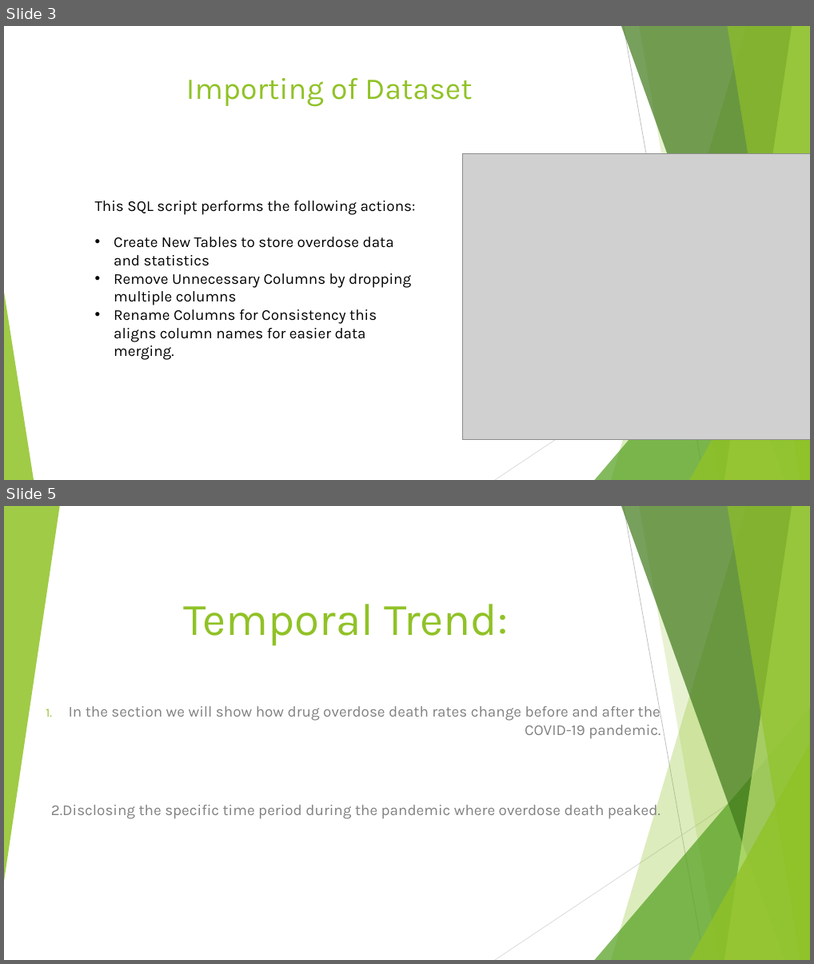
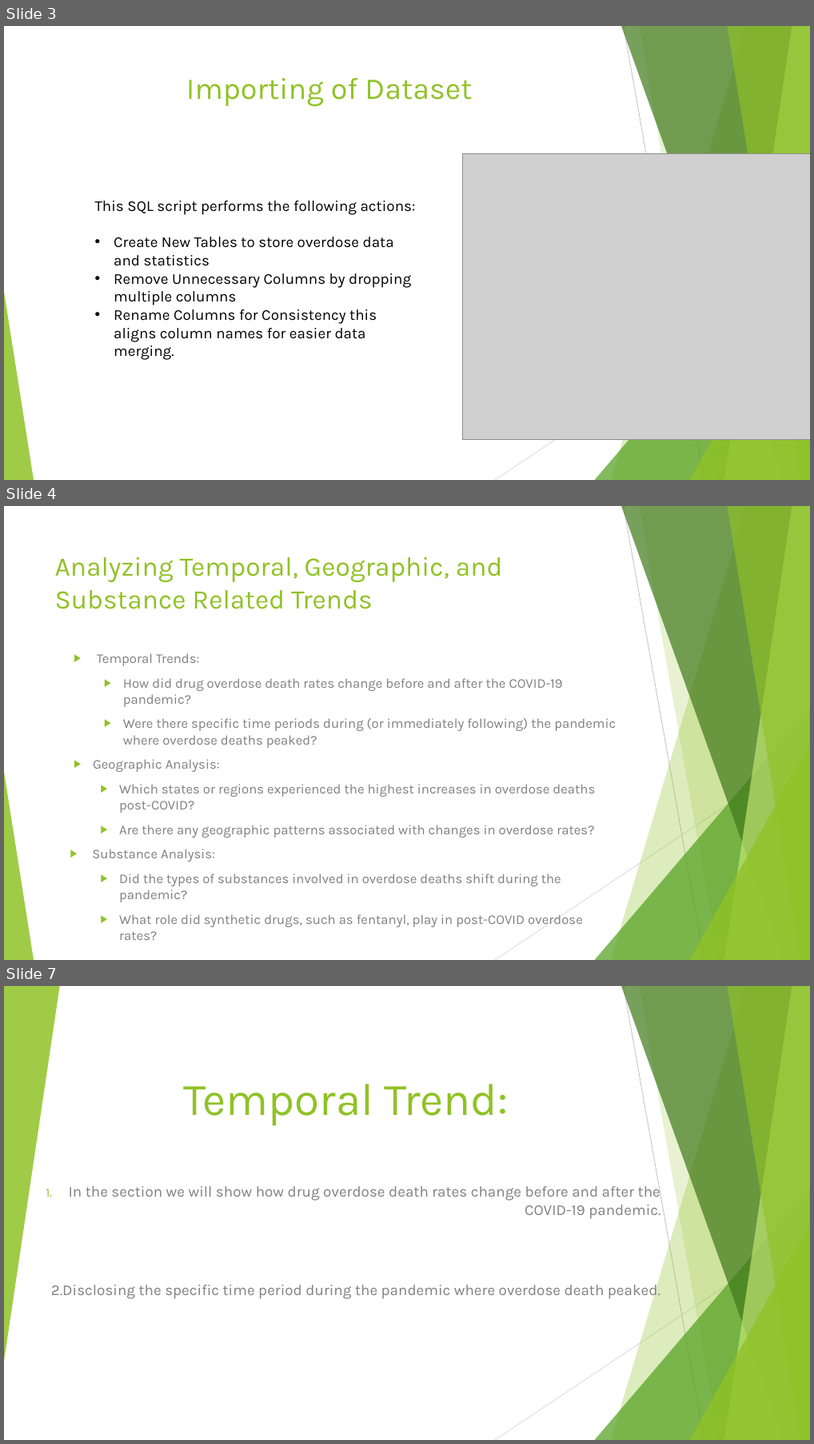
Before and after one commit to Inshirahk/Project-3-, a slide deck: Project 3 The Impact of Covid 19 (3).pptx. Shown one above the other, each under a label of ours: slides 3 and 5 before the commit, slides 3, 4 and 7 after it; the slides between them are not shown. The pictures are 814x964 and 814x1444 pixels, drawn with LibreOffice and Linux fonts; fonts in the diff are those of the drawing; grey boxes stand for pictures. Boxes give left, top, right and bottom in pixels: in the first picture for what was removed or moved away, otherwise in the second. Text is boxed around its words. In the diff, an @@ line names an element or a change of style, - is before the commit and + after.

```diff
--- a/Project 3 The Impact of Covid 19 (3).pptx
+++ b/Project 3 The Impact of Covid 19 (3).pptx
@@ slide 4 added at <box>4,506,810,960</box>, background #FFFFFF; not listed: 10 template elements that a slide beside it also shows @@
@@ title added at <box>55,557,503,609</box>, 32 pt, text #90C226 @@
+Analyzing Temporal, Geographic, and Substance Related Trends
@@ text added at <box>92,653,616,927</box>, 16 pt, text #808080 @@
+▶ Temporal Trends:
+  ▶ How did drug overdose death rates change before and after the COVID-19 pandemic?
+  ▶ Were there specific time periods during (or immediately following) the pandemic where overdose deaths peaked?
+▶ Geographic Analysis:
+  ▶ Which states or regions experienced the highest increases in overdose deaths post-COVID?
+  ▶ Are there any geographic patterns associated with changes in overdose rates?
+▶ Substance Analysis:
+  ▶ Did the types of substances involved in overdose deaths shift during the pandemic?
+  ▶ What role did synthetic drugs, such as fentanyl, play in post-COVID overdose rates?
@@ what was slide 5 is now slide 7 @@
```
Also in this commit, not shown: 2 other slides added, 1 slide removed.
